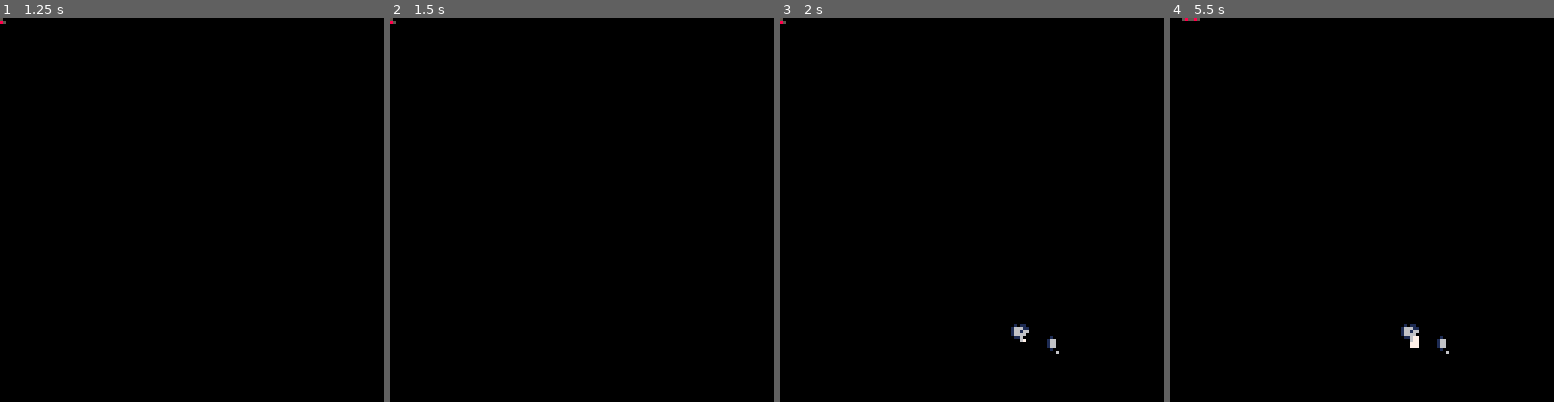
Above: before the commit, frames 1-4 (left to right).
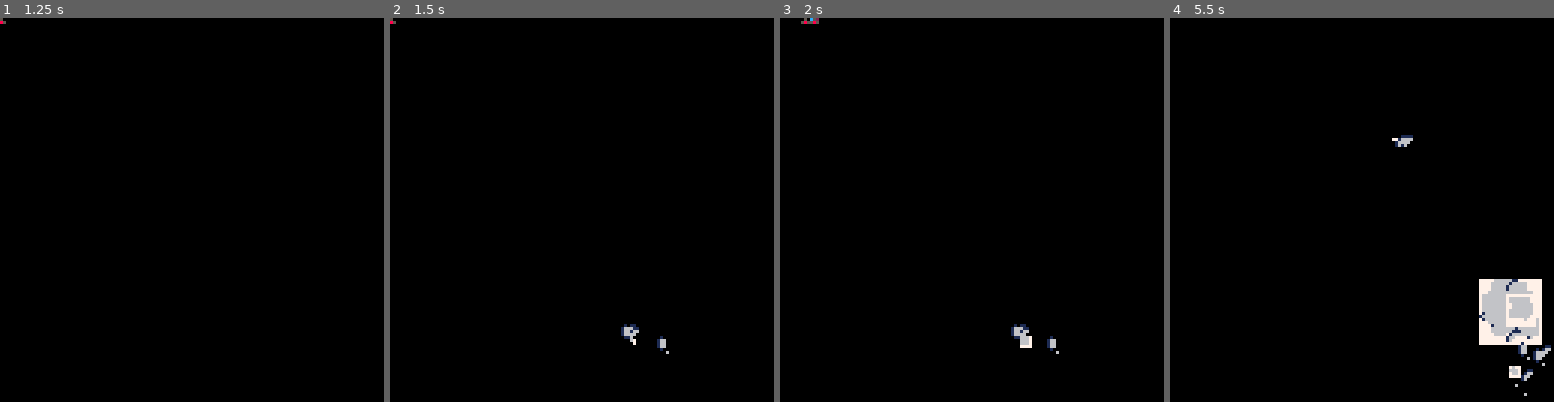
Above: after the commit, the same moments.

Repository: SlashScreen/asteroid-blaster
Game: PICO-8 cartridge asteroids.p8
Same seed, same stepped clock (60 frames per second), same inputs: the game is played once before the commit and once after it.
Inputs:
- Up to frame 1 (1.25 s): tap X (X key) at 0.33, 1.07 s
- Up to frame 2 (1.5 s): no input
- Up to frame 3 (2 s): hold Right from 1.6 s (still down); tap X (X key) at 1.85 s
- Up to frame 4 (5.5 s): release Right at 2.1 s; hold Up 2.15-2.42 s; hold Right 2.47-3.03 s; tap X (X key) at 2.97, 4.08, 5.2 s; hold Left 3.08-3.58 s; hold Down 3.63-3.97 s; hold Right 4.02-4.68 s; hold Up 4.73-5.03 s; hold Left from 5.08 s (still down)

Frame 1 is identical in both runs. In frame 2, 0.2% of the frame differs, in the area x 60-73%, y 79-88%; in frame 3, 0.2%; in frame 4, 3.6%, in the area x 3-100%, y 0-99%.

Commit message:
made the asteroids into sprites

Diff:
--- a/asteroids.p8
+++ b/asteroids.p8
@@ -115,10 +115,11 @@
 		x1 = (as.x+as.size/2)+(as.size/2)*(as.z/100)
 		y1 = (as.y+as.size/2)+(as.size/2)*(as.z/100)
 		rectfill(x0,y0,x1,y1,7)
+		spsize = as.size*(as.z/100)--16*(as.size)*(as.z/100)
+		sspr((16*as.shape.sp),16,16,16,x0,y0,spsize,spsize)
 		for _,c in pairs(as.shape.craters) do
 			spr(16+c.c,as.x+c.x,as.y+c.y)
 		end
-		polyfill(dilate({x=as.x+as.size/2,y=as.x+as.size/2},as.z/100,as.shape.points))
 	end
 	--end draw
 	return as
@@ -197,33 +198,29 @@
 		crater.c = flr(rnd(3)+.5)
 		add(craters,crater)
 	end
-	for i = 0,7,1 do
-		local pnt = {}
-		x = cos(i*45)*(size/2) --x
-		y = sin(i*45)*(size/2) --y
-		pnt.x = x+rnd(-7) --x
-		pnt.y = y+rnd(-7) --y
-		add(pnts,pnt)
-	end
+	sh.sp = flr(rnd(2)+.5)
 	sh.craters = craters
-	sh.points = pnts
 	return sh
 end
 
-function dilate(origin,size,points)
-	--dialates shape around an origin by size. returns points.
-
-	--pseudocode:
-	--loop through point, dialate around origin
-	local out = {}
-	for _,i in pairs(points) do
-		local o = {}
-		o.x = (origin.x - i.x )
-		o.y = (origin.y - i.y )
-		add(out,o)
-	end
-	return out
-end
+…(18 lines of a section not shown)…
 
 
 
Not shown, changed: 17 lines of the sprite sheet (__gfx__) section of asteroids.p8
